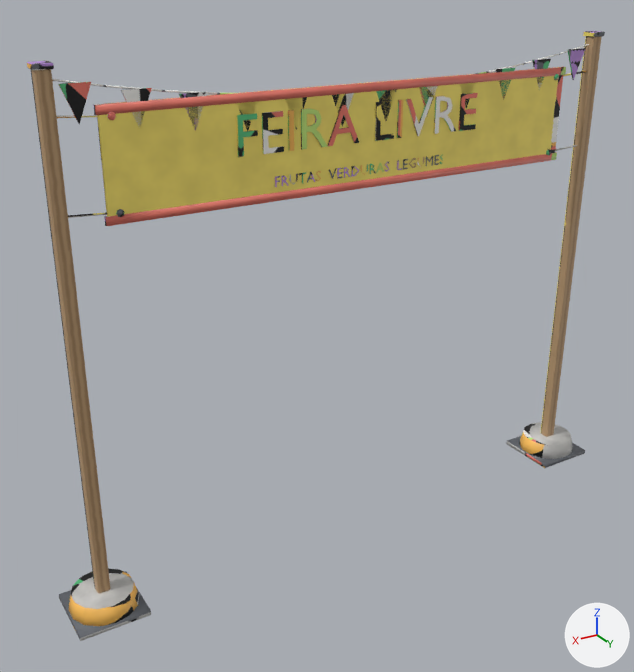
Renders of the FBX model unity/CheckoutSimulator/Assets/Resources/EventProps2/Feira_Banner.fbx from each side of a commit.
Rendered twice from a camera (50 mm lens) standing at (2.96, 4.39, 3.68) and looking at (0.27, -0.08, 1.44). Arrows for +X, +Y and +Z are at lower right; the lights stay in place. The picture after the commit comes second. Where no turn or scale is listed for an object, it has been applied to the vertices. Vertices at exactly the same position are counted once.

The first picture shows 'Feira_Banner'.
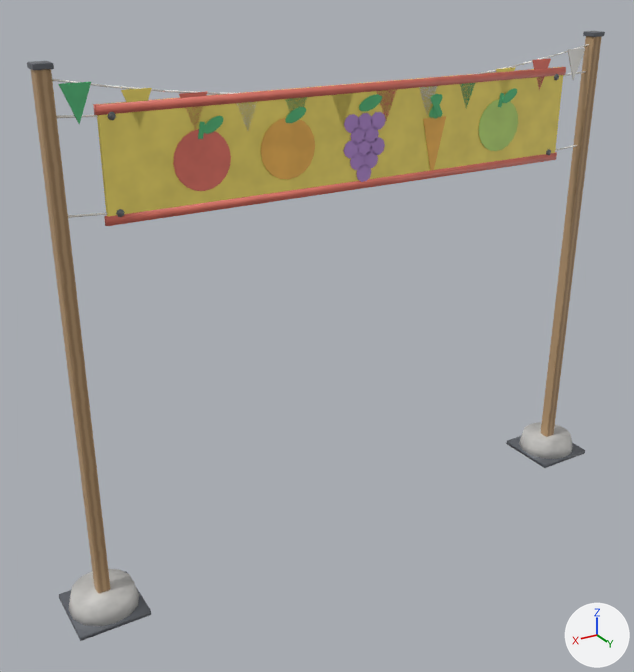
Pixel boxes [x1, y1, x2, y2] of what changed, in the pictures (634 x 672 px; the box of a moved part takes in the faces that stretch with it):
part 1 of me_cube_752, added (brown)
    after: [173, 129, 231, 191]
part 2 of me_cube_752, added (brown)
    after: [261, 118, 315, 179]
part 3 of me_cube_752, added
    after: [344, 114, 360, 133]
part 4 of me_cube_752, added
    after: [358, 113, 372, 131]
part 5 of me_cube_752, added
    after: [371, 112, 386, 130]
part 6 of me_cube_752, added
    after: [350, 127, 366, 145]
part 7 of me_cube_752, added
    after: [364, 125, 379, 143]
part 8 of me_cube_752, added
    after: [344, 141, 359, 159]
part 9 of me_cube_752, added
    after: [370, 137, 385, 155]
part 10 of me_cube_752, added
    after: [356, 164, 371, 182]
part 11 of me_cube_752, added (green)
    after: [479, 99, 518, 151]
part 12 of me_cube_752, added
    after: [203, 116, 223, 134]
part 13 of me_cube_752, added
    after: [285, 107, 306, 123]
part 14 of me_cube_752, added
    after: [502, 88, 517, 103]
part 15 of me_cube_752, added
    after: [429, 94, 443, 118]
part 16 of me_cube_752, added
    after: [431, 95, 443, 117]
part 17 of me_cube_752, deleted
    before: [237, 93, 478, 187]
part 18 of me_cube_752, moved or reshaped
    before: [29, 31, 602, 177]
    after: [27, 31, 595, 170]
part 19 of me_cube_752, surface changed
    both: [27, 35, 601, 641]

Edits to the bpy script that builds the scene:
```text
Change me_cube_752:
    remove me_cube_752.from_pydata(...)  # 954 vertices, 917 faces; spans x -2.07..2.07, y -0.22..0.22, z 0.0..3.23
    add me_cube_752.from_pydata(...)  # 1148 vertices, 1294 faces; spans x -2.07..2.07, y -0.22..0.22, z 0.0..3.22
    me_cube_752 part 1: a new loose piece, a 20-sided cylinder along y spanning x 0.882..1.218, y 0.013..0.017, z 2.508..2.844, in mat_feira_banner_mat (picture img_feira_banner_basecolor_png)
    me_cube_752 part 2: a new loose piece, a 20-sided cylinder along y spanning x 0.344..0.696, y 0.013..0.017, z 2.508..2.86, in mat_feira_banner_mat (picture img_feira_banner_basecolor_png)
    me_cube_752 part 3: a new loose piece, a 10-sided cylinder along y spanning x 0.0378..0.147, y 0.013..0.017, z 2.7353..2.8391, in mat_feira_banner_mat (picture img_feira_banner_basecolor_png)
    me_cube_752 part 4: a new loose piece, a 10-sided cylinder along y spanning x -0.0546..0.0546, y 0.013..0.017, z 2.7353..2.8391, in mat_feira_banner_mat (picture img_feira_banner_basecolor_png)
    me_cube_752 part 5: a new loose piece, a 10-sided cylinder along y spanning x -0.147..-0.0378, y 0.013..0.017, z 2.7353..2.8391, in mat_feira_banner_mat (picture img_feira_banner_basecolor_png)
    me_cube_752 part 6: a new loose piece, a 10-sided cylinder along y spanning x -0.0084..0.1008, y 0.013..0.017, z 2.6597..2.7635, in mat_feira_banner_mat (picture img_feira_banner_basecolor_png)
    me_cube_752 part 7: a new loose piece, a 10-sided cylinder along y spanning x -0.1008..0.0084, y 0.013..0.017, z 2.6597..2.7635, in mat_feira_banner_mat (picture img_feira_banner_basecolor_png)
    me_cube_752 part 8: a new loose piece, a 10-sided cylinder along y spanning x 0.0378..0.147, y 0.013..0.017, z 2.5841..2.6879, in mat_feira_banner_mat (picture img_feira_banner_basecolor_png)
    me_cube_752 part 9: a new loose piece, a 10-sided cylinder along y spanning x -0.147..-0.0378, y 0.013..0.017, z 2.5841..2.6879, in mat_feira_banner_mat (picture img_feira_banner_basecolor_png)
    me_cube_752 part 10: a new loose piece, a 10-sided cylinder along y spanning x -0.0546..0.0546, y 0.013..0.017, z 2.4329..2.5367, in mat_feira_banner_mat (picture img_feira_banner_basecolor_png)
    me_cube_752 part 11: a new loose piece, a 20-sided cylinder along y spanning x -1.218..-0.882, y 0.013..0.017, z 2.508..2.844, in mat_feira_banner_mat (picture img_feira_banner_basecolor_png)
    me_cube_752 part 12: a new loose piece of 48 vertices spanning x 0.92..1.04, y 0.02..0.03, z 2.82..2.9, in mat_feira_banner_mat (picture img_feira_banner_basecolor_png)
    me_cube_752 part 13: a new loose piece of 48 vertices spanning x 0.41..0.54, y 0.02, z 2.83..2.91, in mat_feira_banner_mat (picture img_feira_banner_basecolor_png)
    me_cube_752 part 14: a new loose piece of 48 vertices spanning x -1.18..-1.06, y 0.02..0.03, z 2.82..2.9, in mat_feira_banner_mat (picture img_feira_banner_basecolor_png)
    me_cube_752 part 15: a new loose piece of 40 vertices spanning x -0.57..-0.47, y 0.02, z 2.77..2.91, in mat_feira_banner_mat (picture img_feira_banner_basecolor_png)
    me_cube_752 part 16: a new loose piece of 40 vertices spanning x -0.57..-0.47, y 0.03, z 2.77..2.91, in mat_feira_banner_mat (picture img_feira_banner_basecolor_png)
    me_cube_752 part 17: 21 loose pieces with 281 vertices, spanning x -0.85..0.84, y 0.01..0.02, z 2.47..2.9, are deleted
    me_cube_752 part 18: 26 vertices moved from x -0.5..0.2, y 0.01..0.02, z 2.47..2.9 to x -0.52..0.1, y 0.01..0.03, z 2.51..2.92; 186 vertices removed from x -1.9..1.9, y -0.05..0.05, z 2.47..3.23; 157 vertices added at x -1.9..1.9, y -0.05..0.05, z 2.44..3.22
    me_cube_752 part 19: 319 kept faces spanning x -2.07..2.07, y -0.22..0.22, z 0.0..3.22 get new texture (UV) coordinates
```
